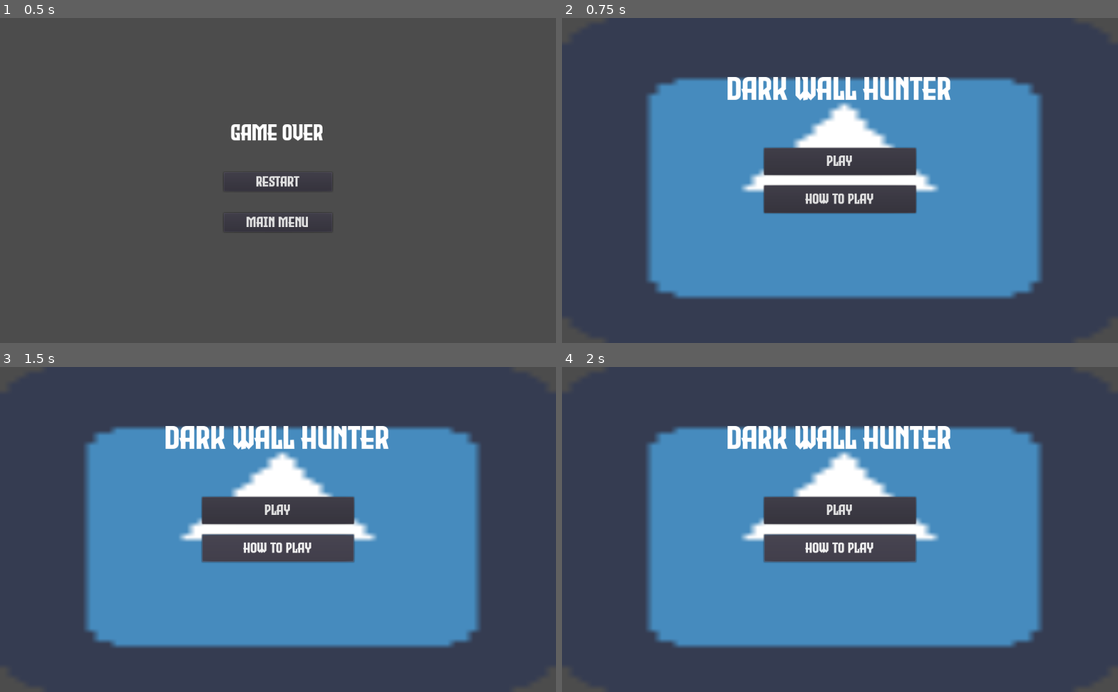
Above: before the commit, frames 1-4 (two rows, left to right).
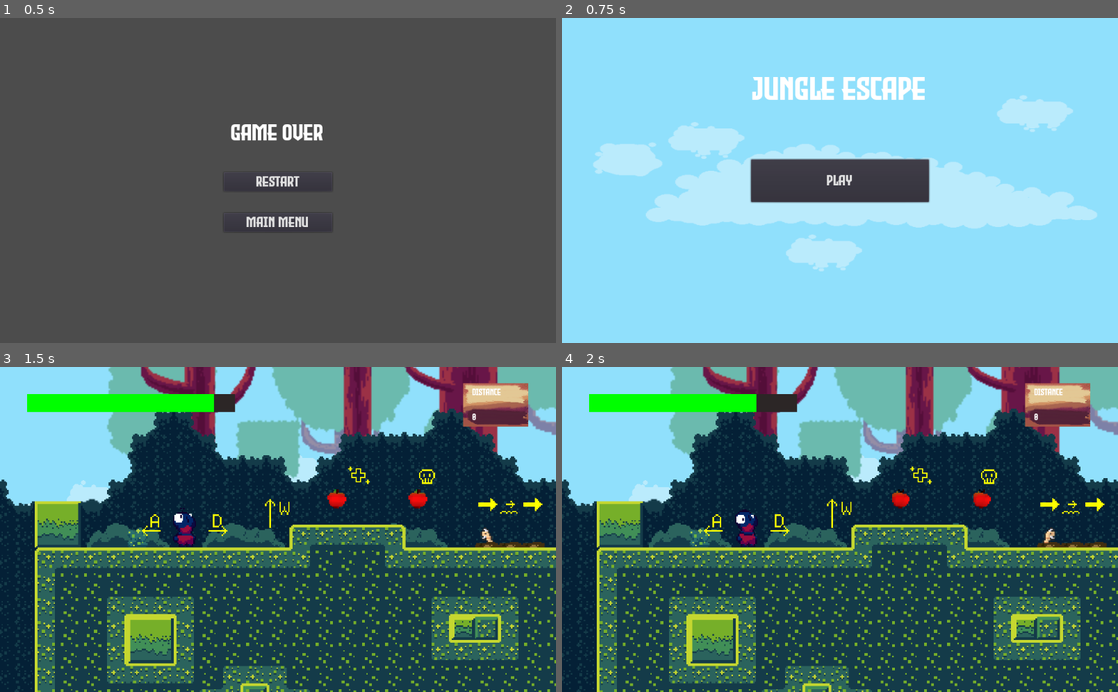
Above: after the commit, the same moments.

Repository: bosskab123/godot-wild-jam-36
Game: Godot game, scene res://scenes/uis/EndGameUI.tscn
Two runs of this game, one before a commit and one after it. Both use one fixed random seed, a clock stepped at 60 frames per second and the inputs below. This scene is started directly instead of the project's main scene. The engine's default icon, where the game draws it, is replaced by a stand-in: a white triangle on a blue panel in a dark square. Sound files missing from this copy of the repository are replaced by a short silence.
Inputs (mouse positions are in pixels of both pictures, inside the frame that each line leads up to):
- Up to frame 1 (0.5 s): no input
- Up to frame 2 (0.75 s): click "main menu" at 0.5 s
- Up to frame 3 (1.5 s): click (278, 549) at 1.25 s, where only the run before the commit has a clickable "How to play"
- Up to frame 4 (2 s): no input

Frame 1 is identical in both runs. In frame 2, 97% of the frame differs, in the area x 0-100%, y 0-100%; in frame 3, 100%; in frame 4, 100%.

Commit message:
edit main menu

Diff:
--- a/scenes/obstacles/DeadWall.tscn
+++ b/scenes/obstacles/DeadWall.tscn
@@ -54,6 +54,7 @@
 position = Vector2( -37.7549, -217.091 )
 scale = Vector2( 12, 12 )
 frames = SubResource( 8 )
+frame = 5
 playing = true
 
 [node name="SoundWalk" type="AudioStreamPlayer2D" parent="."]
--- a/scenes/uis/EndGameUI.gd
+++ b/scenes/uis/EndGameUI.gd
@@ -7,3 +7,4 @@
 
 func _on_MainMenuButton_pressed():
 	get_tree().change_scene("res://scenes/uis/MainMenuUI.tscn")
+	queue_free()
--- a/scenes/uis/EndGameUI.tscn
+++ b/scenes/uis/EndGameUI.tscn
@@ -52,16 +52,16 @@
 }
 
 [node name="RestartButton" type="Button" parent="VBoxContainer"]
-margin_top = 165.0
+margin_top = 164.0
 margin_right = 200.0
-margin_bottom = 200.0
+margin_bottom = 199.0
 custom_fonts/font = SubResource( 2 )
 text = "Restart"
 
 [node name="MainMenuButton" type="Button" parent="VBoxContainer"]
-margin_top = 240.0
+margin_top = 239.0
 margin_right = 200.0
-margin_bottom = 275.0
+margin_bottom = 274.0
 custom_fonts/font = SubResource( 3 )
 text = "main menu"
 
--- a/scenes/uis/MainMenuUI.tscn
+++ b/scenes/uis/MainMenuUI.tscn
@@ -1,8 +1,8 @@
-[gd_scene load_steps=7 format=2]
+[gd_scene load_steps=6 format=2]
 
 [ext_resource path="res://assets/fonts/EvilEmpire-4BBVK.ttf" type="DynamicFontData" id=1]
 [ext_resource path="res://scenes/uis/MainMenuUI.gd" type="Script" id=2]
-[ext_resource path="res://icon.png" type="Texture" id=3]
+[ext_resource path="res://assets/sprites/Tiny Platformer - Forest Asset Pack/Background/Layer_03.png" type="Texture" id=3]
 
 [sub_resource type="DynamicFont" id=1]
 size = 60
@@ -12,11 +12,8 @@
 size = 27
 font_data = ExtResource( 1 )
 
-[sub_resource type="DynamicFont" id=3]
-size = 27
-font_data = ExtResource( 1 )
-
 [node name="MainMenuUI" type="CanvasLayer"]
+pause_mode = 2
 script = ExtResource( 2 )
 
 [node name="TextureRect" type="TextureRect" parent="."]
@@ -36,7 +33,8 @@
 margin_right = 207.0
 margin_bottom = 164.0
 custom_fonts/font = SubResource( 1 )
-text = "Dark Wall Hunter"
+text = "Jungle ESCAPE"
+align = 1
 __meta__ = {
 "_edit_use_anchors_": false
 }
@@ -46,18 +44,18 @@
 anchor_top = 0.5
 anchor_right = 0.5
 anchor_bottom = 0.5
-margin_left = -140.0
-margin_top = -60.0
-margin_right = 140.0
-margin_bottom = 60.0
+margin_left = -164.0
+margin_top = -39.5
+margin_right = 164.0
+margin_bottom = 39.5
 custom_constants/separation = 19
 __meta__ = {
 "_edit_use_anchors_": false
 }
 
 [node name="PlayButton" type="Button" parent="Menu"]
-margin_right = 280.0
-margin_bottom = 50.0
+margin_right = 328.0
+margin_bottom = 79.0
 size_flags_vertical = 3
 custom_fonts/font = SubResource( 2 )
 text = "Play"
@@ -65,15 +63,4 @@
 "_edit_use_anchors_": false
 }
 
-[node name="HowToPlayButton" type="Button" parent="Menu"]
-margin_top = 69.0
-margin_right = 280.0
-margin_bottom = 120.0
-size_flags_vertical = 3
-custom_fonts/font = SubResource( 3 )
-text = "How to play"
-__meta__ = {
-"_edit_use_anchors_": false
-}
-
 [connection signal="pressed" from="Menu/PlayButton" to="." method="_on_PlayButton_pressed"]
